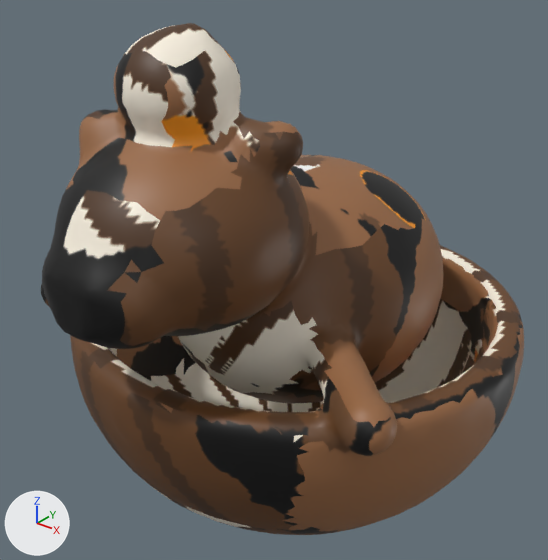
An edit to the FBX model models/brainrots/Burbaloni_Luliloli/SM_Burbaloni_Luliloli.fbx, drawn before and after from the same camera.
Camera for both pictures: a camera (50 mm lens) standing at (0.825, -1.057, 1.149) and looking at (-0.012, -0.011, 0.5). Lighting does not change. The marker at lower left points along +X, +Y and +Z. The first picture is the older version.

The scene before the commit, as lines of its bpy script (objects in view):
```python
me_burbaloni_luliloli = bpy.data.meshes.new('Burbaloni_Luliloli')
me_burbaloni_luliloli.from_pydata(...)  # 7500 vertices, 15000 faces; spans x -0.45..0.45, y -0.496..0.496, z 0.0..1.005
me_burbaloni_luliloli.materials.append(mat_m_burbaloni_luliloli)  # picture img_t_burbaloni_luliloli_basecolor_png
ob_burbaloni_luliloli = bpy.data.objects.new('Burbaloni_Luliloli', me_burbaloni_luliloli)
ob_burbaloni_luliloli.location = (0.0, 0.0, 0.0)
```
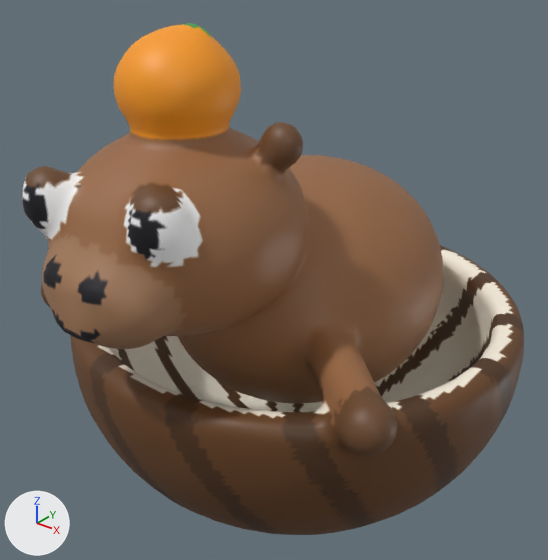
Changed parts and their boxes (x1, y1, x2, y2) in the pictures (548 x 560 px; the box of a moved part takes in the faces that stretch with it):
'Burbaloni_Luliloli', reshaped: before (41, 23, 524, 535); after (22, 23, 524, 535)
part 1 of me_burbaloni_luliloli, moved or reshaped: before (41, 27, 519, 535); after (22, 27, 519, 535)
part 2 of me_burbaloni_luliloli, moved or reshaped: (483, 410, 496, 433) in both
part 3 of me_burbaloni_luliloli, surface changed: (41, 23, 524, 535) in both

What the commit changed:
me_burbaloni_luliloli has 7500 vertices, 15000 faces and spans x -0.45..0.45, y -0.496..0.496, z 0.0..1.005.
me_burbaloni_luliloli is used by ob_burbaloni_luliloli; location (0.0, 0.0, 0.0).
me_burbaloni_luliloli part 1: 108 vertices moved from x -0.178..0.182, y -0.458..0.055, z 0.0..0.91 to x -0.176..0.182, y -0.46..0.029, z 0.001..0.909; 582 vertices removed from x -0.444..0.383, y -0.496..0.461, z 0.0..0.996; 584 vertices added at x -0.444..0.38, y -0.496..0.46, z 0.0..0.996.
me_burbaloni_luliloli part 2: 4 vertices removed from x 0.386..0.449, y 0.006..0.101, z 0.352..0.379; 2 vertices added at x 0.388..0.448, y 0.011..0.09, z 0.359..0.376.
me_burbaloni_luliloli part 3: 12346 kept faces spanning x -0.45..0.45, y -0.495..0.496, z 0.0..1.005 get new texture (UV) coordinates.
